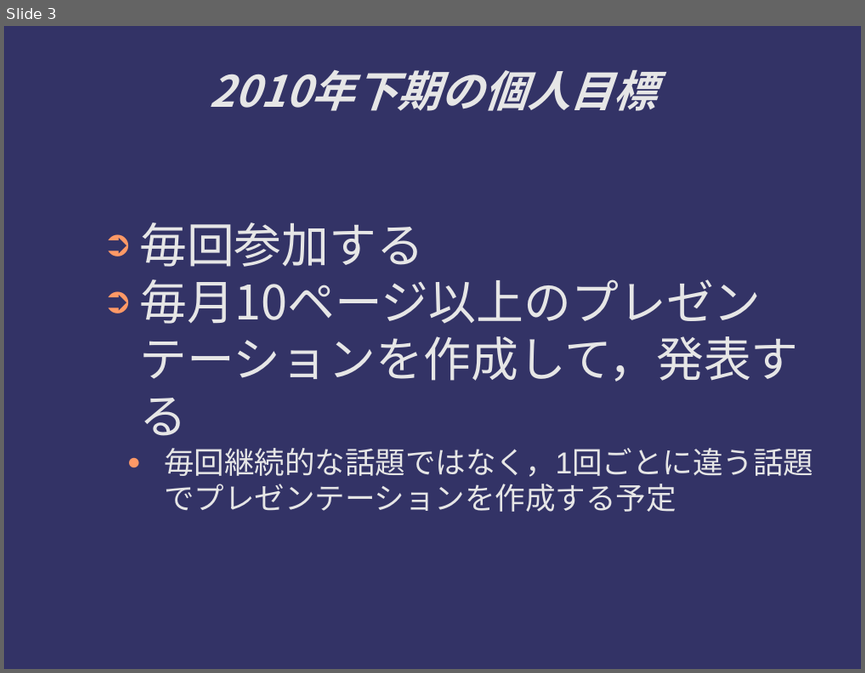
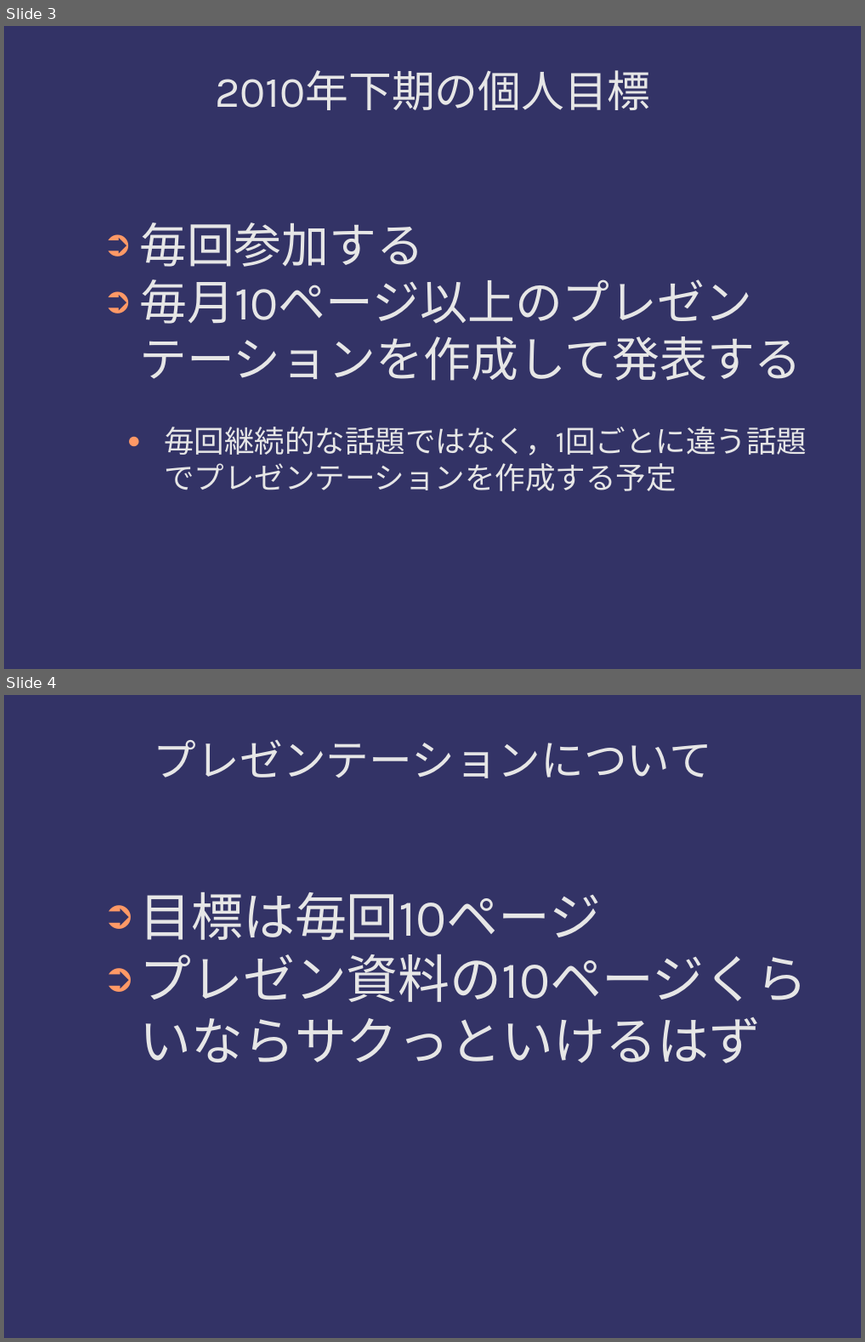
Before and after one commit to red13/presentations, a slide deck: android_20101120/2h_target.odp. Shown one above the other, each under a label of ours: slide 3 before the commit, slides 3 and 4 after it. The pictures are 865x673 and 865x1342 pixels, drawn with LibreOffice and Linux fonts; fonts in the diff are those of the drawing; background and template pictures are left out. Boxes give left, top, right and bottom in pixels: in the first picture for what was removed or moved away, otherwise in the second. Text is boxed around its words. In the diff, an @@ line names an element or a change of style, - is before the commit and + after.

Commit message:
プレゼン資料を更新

```diff
--- a/android_20101120/2h_target.odp
+++ b/android_20101120/2h_target.odp
@@ slide 4 added at (4,695,861,1338), background #333366 @@
@@ title added at (154,740,712,778), 40 pt, text #E6E6E6 @@
+プレゼンテーションについて
@@ text added at (139,892,808,1002), 48 pt, text #E6E6E6 @@
+➲ 目標は毎回10ページ
+➲ プレゼン資料の10ページくらいならサクっといけるはず
@@ slide 3 changed as well @@
@@ title "2010年下期の個人目標" at (215,70,650,110): font Noto Sans CJK JP to Karla, bold off, italic off @@
@@ text at (139,222,806,455): font Noto Sans CJK JP to Karla in "毎回参加する"; font Arial to Karla in "毎回継続的な話題ではなく，1回ごとに違う話題でプレゼンテーションを作成する予定" @@
@@ text at (139,279,752,324): text changed; font Noto Sans CJK JP to Karla @@
-➲ 毎月10ページ以上のプレゼンテーションを作成して，発表する
+➲ 毎月10ページ以上のプレゼンテーションを作成して発表する
```
Also in this commit, not shown: 2 other slides changed, 15 other slides added, 1 other file.
